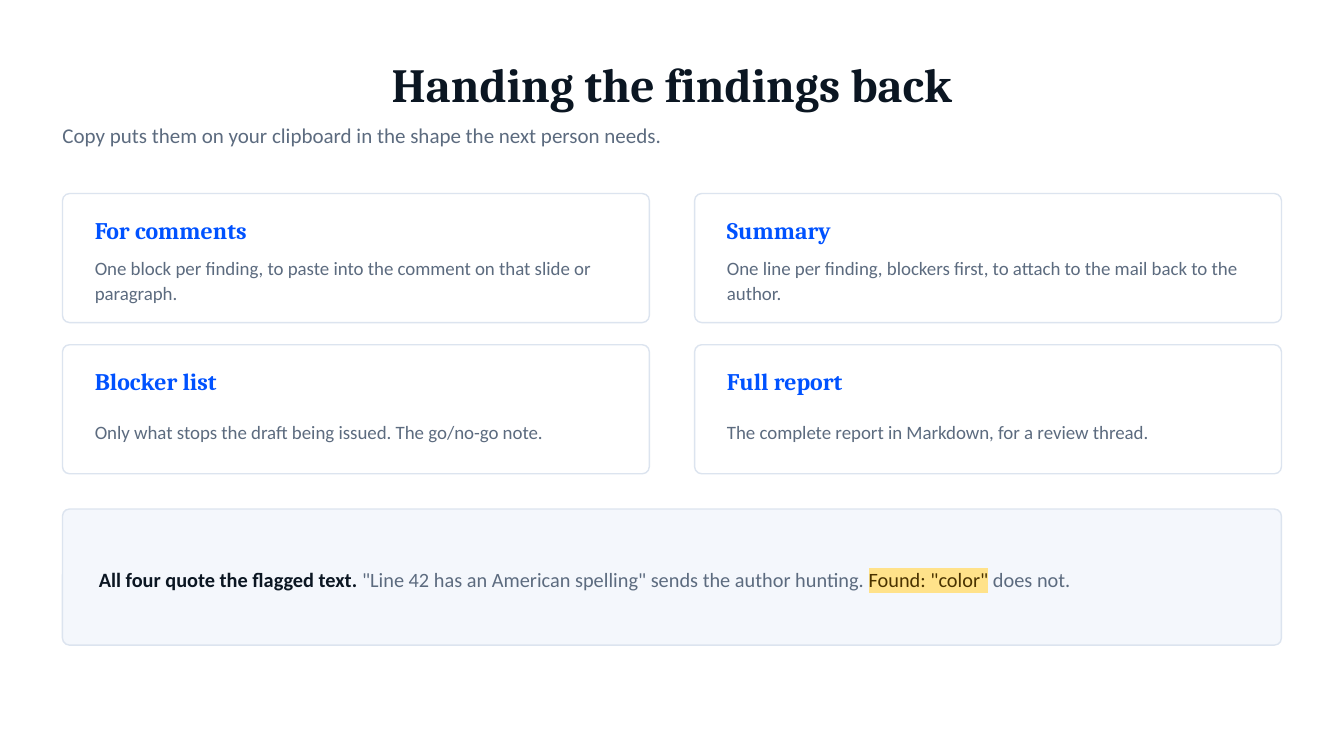
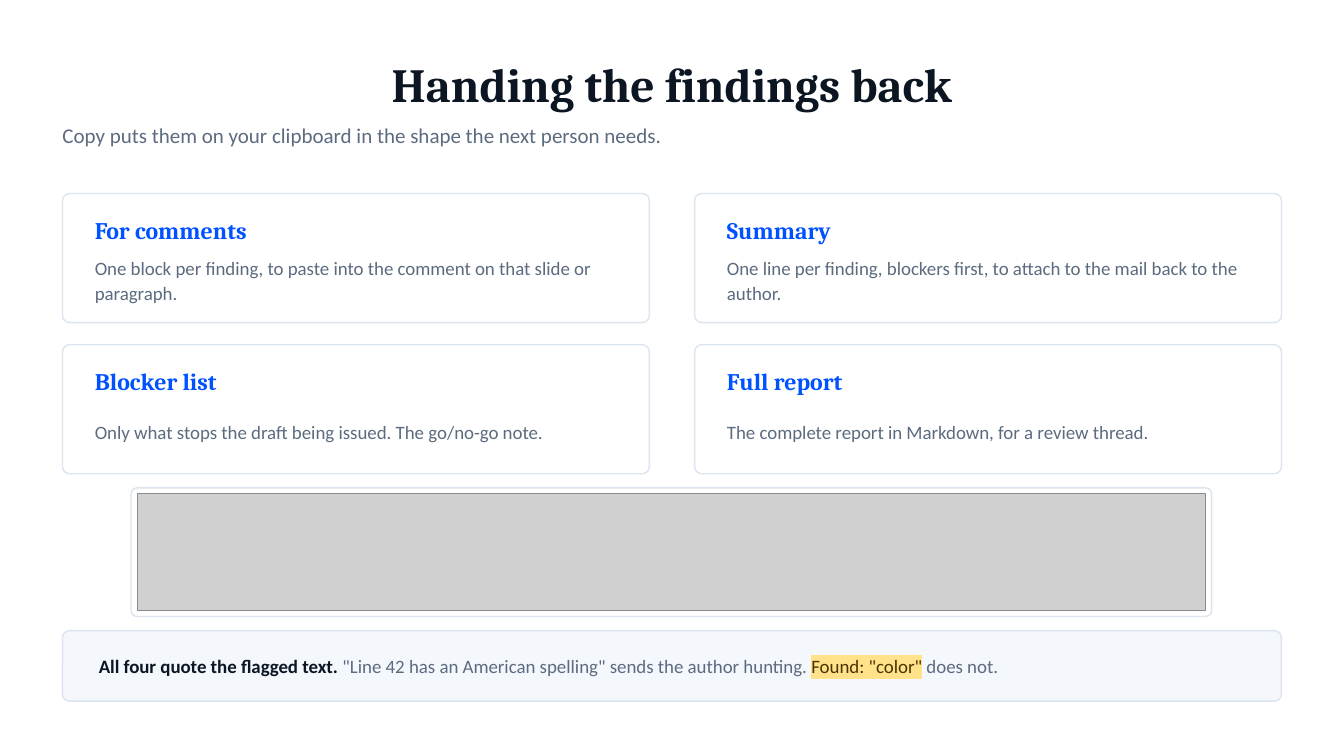
Before and after one commit to CyberNarwal/levelblue-scorecard, a slide deck: slide 10 of Report QA - team walkthrough.pptx. Drawn at 1344x756 pixels with LibreOffice and Linux fonts; fonts in the diff are those of the drawing; grey boxes stand for pictures. Boxes give left, top, right and bottom in pixels: in the first picture for what was removed or moved away, otherwise in the second. Text is boxed around its words. In the diff, an @@ line names an element or a change of style, - is before the commit and + after.

```diff
--- a/Report QA - team walkthrough.pptx
+++ b/Report QA - team walkthrough.pptx
@@ rounded rectangle: place and size @@
-rounded rectangle at (63, 509, 1281, 645)
+rounded rectangle at (131, 488, 1212, 617)
@@ rounded rectangle at (131, 488, 1212, 617): fill #F4F7FC to #FFFFFF; proportions changed @@
@@ picture added at (137, 494, 1206, 611) @@
@@ rounded rectangle added at (63, 631, 1281, 702), fill #F4F7FC, outline #DCE4EF 1 pt @@
@@ text "All four quote the flagged ...": place and size @@
-text "All four quote the flagged ..." at (99, 572, 1070, 591)
+text "All four quote the flagged ..." at (99, 657, 998, 678)
@@ text "All four quote the flagged ..." at (99, 657, 998, 678): size 14.5 to 13.5 pt; line spacing 1.2 to 1 @@
```
Also in this commit, not shown: 5 other slides changed, 12 other files.
